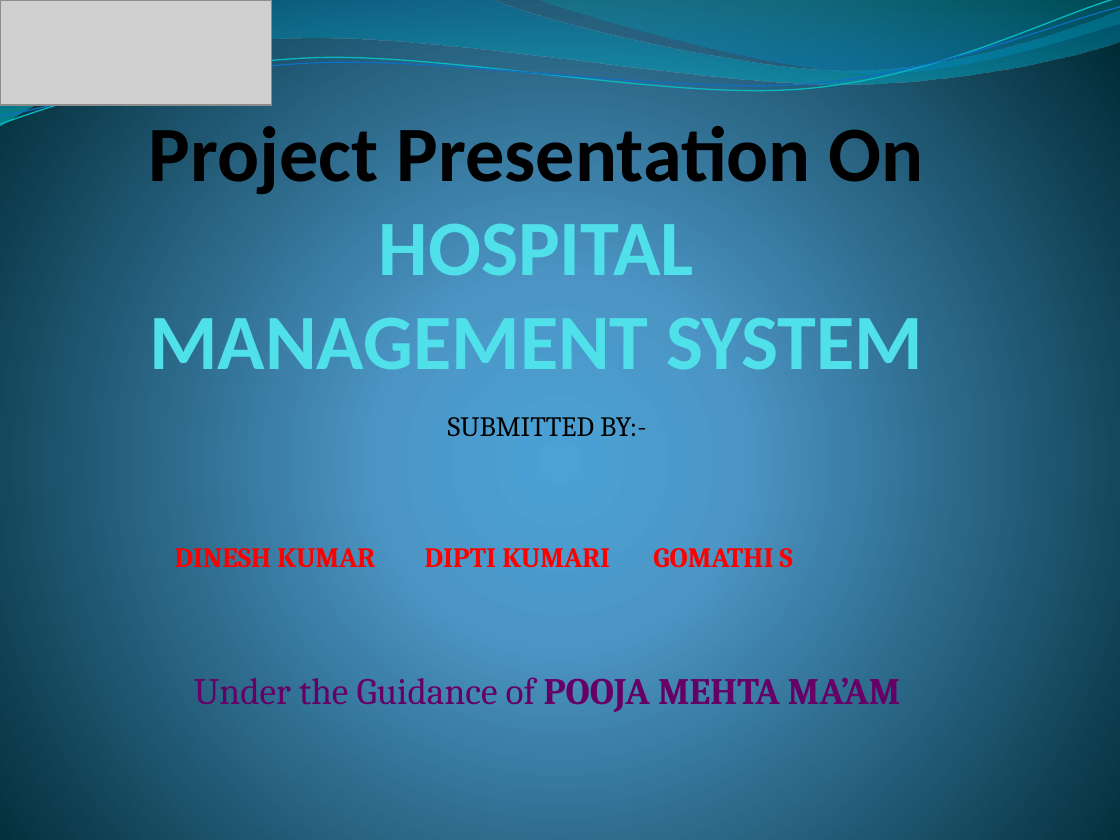
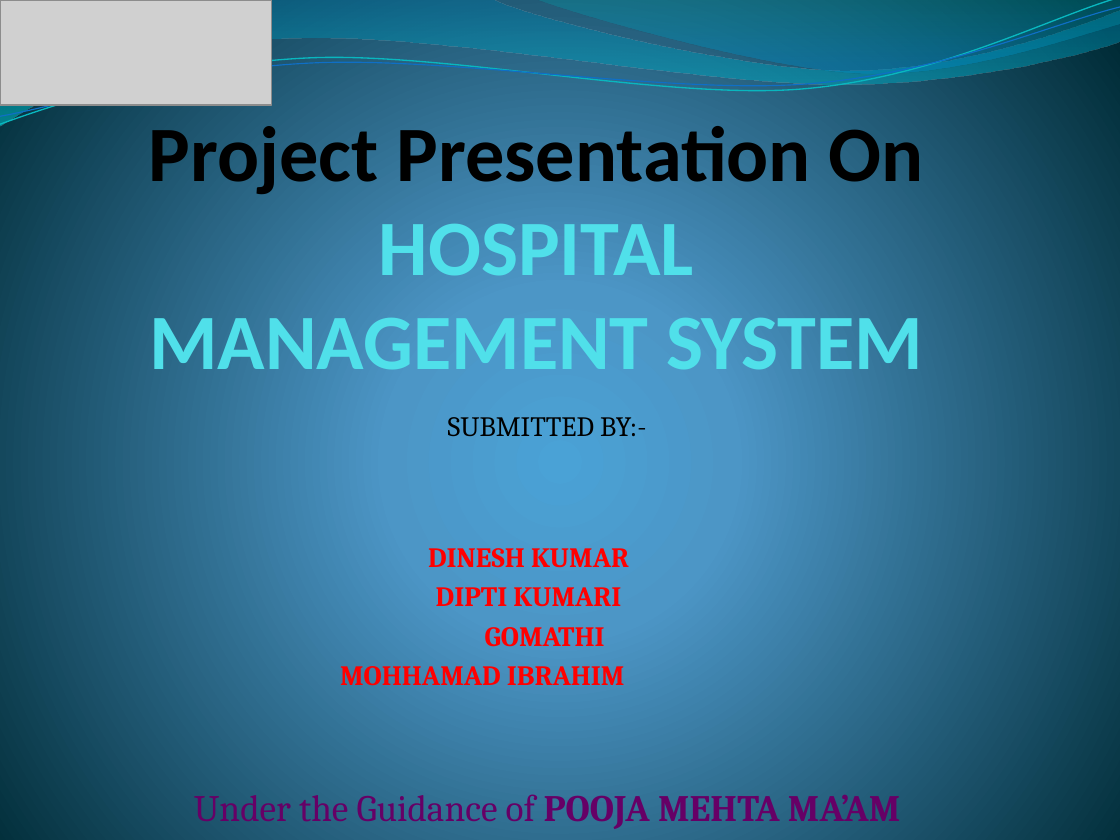
Before and after one commit to diptirana123/HMS2, a slide deck: slide 1 of HospitalManagementSystem/HOSPITAL MANAGEMENT SYSTEMppt1modified.pptx. Drawn at 1120x840 pixels with LibreOffice and Linux fonts; fonts in the diff are those of the drawing; grey boxes stand for pictures. Boxes give left, top, right and bottom in pixels: in the first picture for what was removed or moved away, otherwise in the second. Text is boxed around its words. In the diff, an @@ line names an element or a change of style, - is before the commit and + after.

```diff
--- a/HospitalManagementSystem/HOSPITAL MANAGEMENT SYSTEMppt1modified.pptx
+++ b/HospitalManagementSystem/HOSPITAL MANAGEMENT SYSTEMppt1modified.pptx
@@ subtitle at (340, 548, 629, 686): text changed @@
-DINESH KUMAR DIPTI KUMARI GOMATHI S
+DINESH KUMAR
+DIPTI KUMARI
+GOMATHI
+MOHHAMAD IBRAHIM
```
Also in this commit, not shown: 1 other slide changed.
